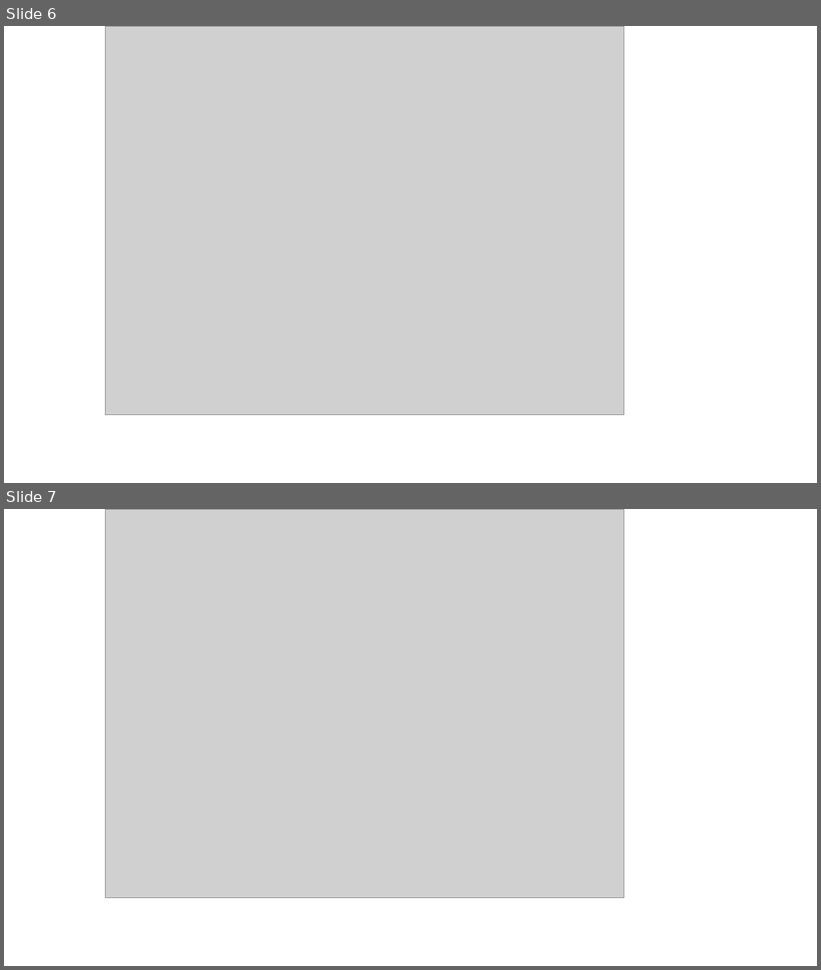
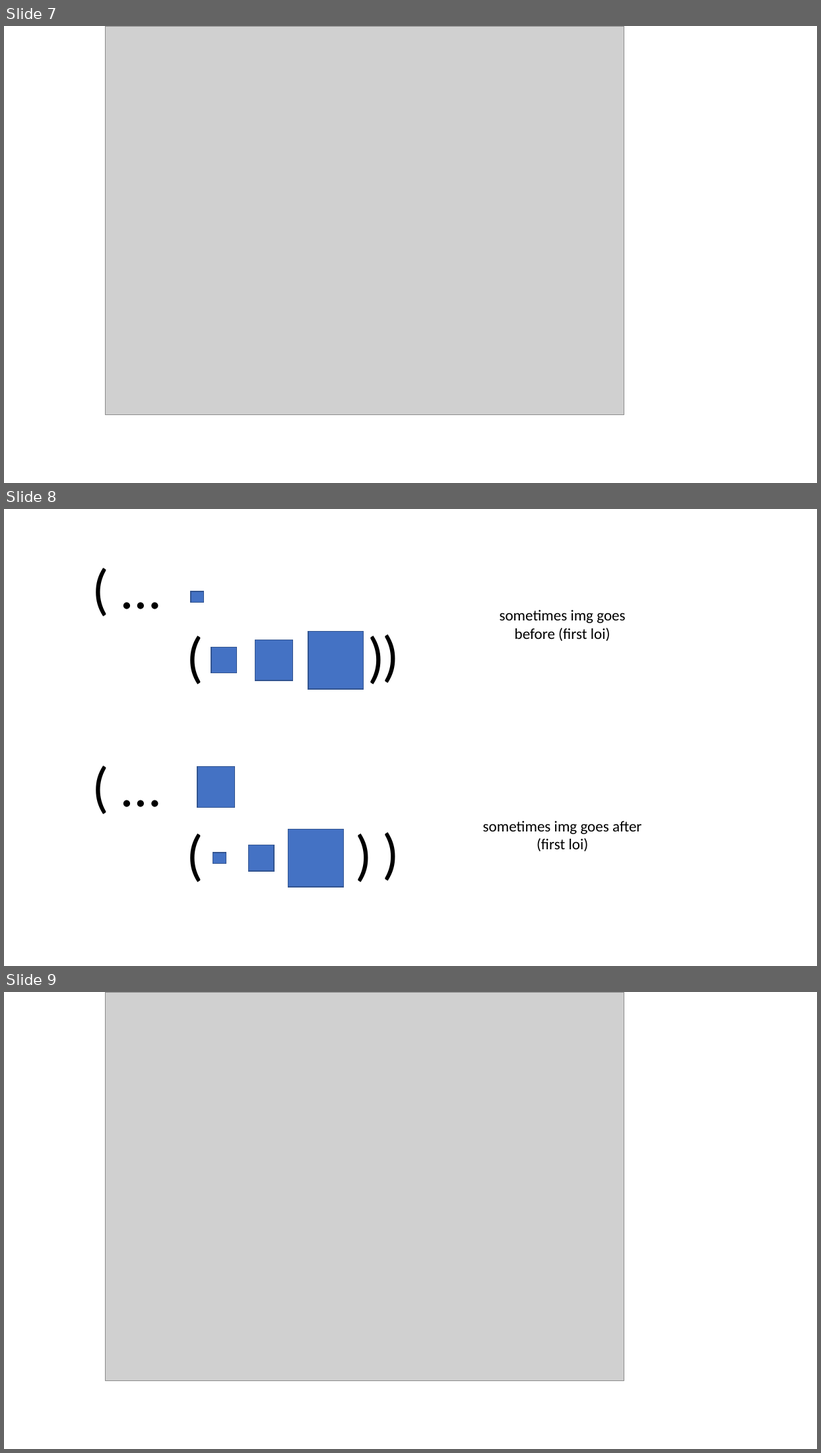
Before and after one commit to GregorKiczales/spd-materials, a slide deck: instructor/l08/l08-pad.pptx. Shown one above the other, each under a label of ours: slides 6 and 7 before the commit, slides 7, 8 and 9 after it. The pictures are 821x970 and 821x1453 pixels, drawn with LibreOffice and Linux fonts; fonts in the diff are those of the drawing; grey boxes stand for pictures. Boxes give left, top, right and bottom in pixels: in the first picture for what was removed or moved away, otherwise in the second. Text is boxed around its words. In the diff, an @@ line names an element or a change of style, - is before the commit and + after.

```diff
--- a/instructor/l08/l08-pad.pptx
+++ b/instructor/l08/l08-pad.pptx
@@ slide 8 added at [4,509,817,966], background #FFFFFF @@
@@ text added at [86,550,717,691], 66 pt, text #000000 @@
+( …
+)
@@ rectangle added at [191,591,203,602], fill #4472C4, outline #325491 1 pt @@
@@ text added at [181,618,446,691], 66 pt, text #000000 @@
+( )
@@ text added at [500,610,625,641], 18 pt, text #000000 @@
+sometimes img goes before (first loi)
@@ rectangle added at [255,640,292,681], fill #4472C4, outline #325491 1 pt @@
@@ rectangle added at [308,632,364,690], fill #4472C4, outline #325491 1 pt @@
@@ rectangle added at [211,648,236,674], fill #4472C4, outline #325491 1 pt @@
@@ text added at [86,748,717,890], 66 pt, text #000000 @@
+( …
+)
@@ rectangle added at [197,767,234,808], fill #4472C4, outline #325491 1 pt @@
@@ text added at [181,816,446,890], 66 pt, text #000000 @@
+( )
@@ text added at [483,821,642,852], 18 pt, text #000000 @@
+sometimes img goes after (first loi)
@@ rectangle added at [288,830,344,888], fill #4472C4, outline #325491 1 pt @@
@@ rectangle added at [213,853,226,864], fill #4472C4, outline #325491 1 pt @@
@@ rectangle added at [249,846,274,872], fill #4472C4, outline #325491 1 pt @@
@@ what was slide 6 is now slide 7 @@
@@ what was slide 7 is now slide 9 @@
```
Also in this commit, not shown: 1 other slide added, 3 other files.
